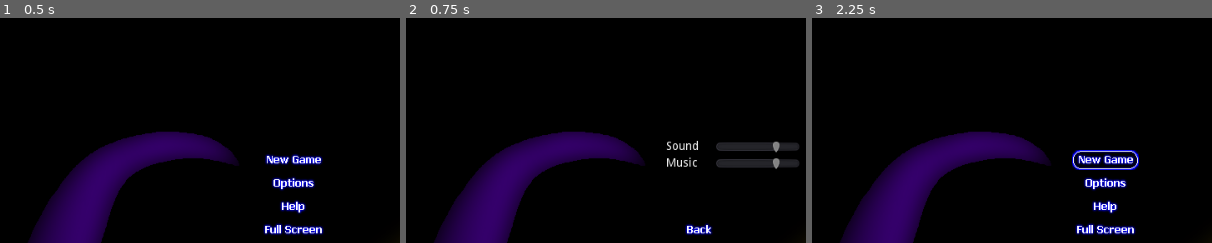
Above: before the commit, frames 1-3 (left to right).
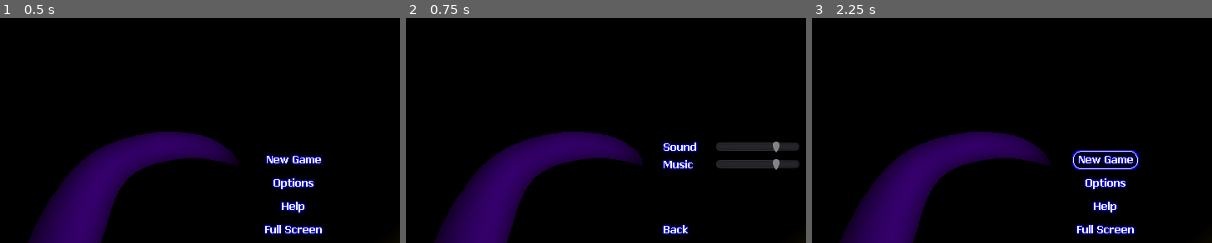
Above: after the commit, the same moments.

Repository: alpacanumerals/LD51
Game: Godot game, scene res://Title.tscn
The game is run twice, just before and just after one commit, with the same random seed, the same clock (stepped at 60 frames per second) and the same inputs.
Inputs (mouse positions are % of the whole screen's width and height, from its top left; square brackets give the same spot before the commit, where the layout moved):
- Up to frame 1 (0.5 s): no input
- Up to frame 2 (0.75 s): click (43, 49) at 0.5 s
- Up to frame 3 (2.25 s): click (46, 59) [47, 59] at 1.25 s; click (43, 43) at 2 s
The pictures show only the part of the screen within x 6-56%, y 12-62%; the shares and areas given below are measured in that part.

Frame 1 is identical in both runs. In frame 2, 1.5% of the frame differs, in the area x 59-98%, y 54-97%; in frame 3, nothing differs.

Commit message:
Cleaned!

Diff:
--- a/Options.tscn
+++ b/Options.tscn
@@ -1,9 +1,11 @@
-[gd_scene load_steps=5 format=2]
+[gd_scene load_steps=7 format=2]
 
 [ext_resource path="res://art/title.png" type="Texture" id=1]
 [ext_resource path="res://art/buttons/button_back.png" type="Texture" id=2]
 [ext_resource path="res://OptionsScreen.gd" type="Script" id=3]
 [ext_resource path="res://art/buttons/button_back_mouse.png" type="Texture" id=4]
+[ext_resource path="res://art/labels/label_sound.png" type="Texture" id=5]
+[ext_resource path="res://art/labels/label_music.png" type="Texture" id=6]
 
 [node name="OptionsRoot" type="Node"]
 script = ExtResource( 3 )
@@ -26,47 +28,45 @@
 margin_bottom = 512.0
 
 [node name="LeftOScreenPad" type="Control" parent="MarginContainer/HBoxContainer"]
-margin_right = 353.0
+margin_right = 325.0
 margin_bottom = 512.0
-rect_min_size = Vector2( 353, 0 )
+rect_min_size = Vector2( 325, 0 )
 
 [node name="VBoxContainer" type="VBoxContainer" parent="MarginContainer/HBoxContainer"]
-margin_left = 357.0
+margin_left = 329.0
 margin_right = 517.0
 margin_bottom = 512.0
 
 [node name="OTopPad" type="Control" parent="MarginContainer/HBoxContainer/VBoxContainer"]
-margin_right = 160.0
+margin_right = 188.0
 margin_bottom = 192.0
 rect_min_size = Vector2( 0, 192 )
 
 [node name="VBoxContainer" type="VBoxContainer" parent="MarginContainer/HBoxContainer/VBoxContainer"]
 margin_top = 196.0
-margin_right = 160.0
-margin_bottom = 232.0
+margin_right = 188.0
+margin_bottom = 234.0
 rect_min_size = Vector2( 160, 0 )
 
 [node name="HBoxContainer" type="HBoxContainer" parent="MarginContainer/HBoxContainer/VBoxContainer/VBoxContainer"]
-margin_right = 160.0
-margin_bottom = 16.0
+margin_right = 188.0
+margin_bottom = 17.0
 
-[node name="Label" type="Label" parent="MarginContainer/HBoxContainer/VBoxContainer/VBoxContainer/HBoxContainer"]
-margin_top = 1.0
-margin_right = 39.0
-margin_bottom = 15.0
-text = "Sound"
-align = 2
+[node name="TextureRect" type="TextureRect" parent="MarginContainer/HBoxContainer/VBoxContainer/VBoxContainer/HBoxContainer"]
+margin_right = 80.0
+margin_bottom = 17.0
+texture = ExtResource( 5 )
 
 [node name="Control" type="Control" parent="MarginContainer/HBoxContainer/VBoxContainer/VBoxContainer/HBoxContainer"]
-margin_left = 43.0
-margin_right = 56.0
-margin_bottom = 16.0
+margin_left = 84.0
+margin_right = 84.0
+margin_bottom = 17.0
 size_flags_horizontal = 3
 
 [node name="SoundSlider" type="HSlider" parent="MarginContainer/HBoxContainer/VBoxContainer/VBoxContainer/HBoxContainer"]
 unique_name_in_owner = true
-margin_left = 60.0
-margin_right = 160.0
+margin_left = 88.0
+margin_right = 188.0
 margin_bottom = 16.0
 rect_min_size = Vector2( 100, 0 )
 min_value = -50.0
@@ -74,27 +74,25 @@
 step = 5.0
 
 [node name="HBoxContainer2" type="HBoxContainer" parent="MarginContainer/HBoxContainer/VBoxContainer/VBoxContainer"]
-margin_top = 20.0
-margin_right = 160.0
-margin_bottom = 36.0
+margin_top = 21.0
+margin_right = 188.0
+margin_bottom = 38.0
 
-[node name="Label" type="Label" parent="MarginContainer/HBoxContainer/VBoxContainer/VBoxContainer/HBoxContainer2"]
-margin_top = 1.0
-margin_right = 38.0
-margin_bottom = 15.0
-text = "Music"
-align = 2
+[node name="TextureRect" type="TextureRect" parent="MarginContainer/HBoxContainer/VBoxContainer/VBoxContainer/HBoxContainer2"]
+margin_right = 80.0
+margin_bottom = 17.0
+texture = ExtResource( 6 )
 
 [node name="Control" type="Control" parent="MarginContainer/HBoxContainer/VBoxContainer/VBoxContainer/HBoxContainer2"]
-margin_left = 42.0
-margin_right = 56.0
-margin_bottom = 16.0
+margin_left = 84.0
+margin_right = 84.0
+margin_bottom = 17.0
 size_flags_horizontal = 3
 
 [node name="MusicSlider" type="HSlider" parent="MarginContainer/HBoxContainer/VBoxContainer/VBoxContainer/HBoxContainer2"]
 unique_name_in_owner = true
-margin_left = 60.0
-margin_right = 160.0
+margin_left = 88.0
+margin_right = 188.0
 margin_bottom = 16.0
 rect_min_size = Vector2( 100, 0 )
 min_value = -50.0
@@ -102,21 +100,21 @@
 step = 5.0
 
 [node name="OMidPad" type="Control" parent="MarginContainer/HBoxContainer/VBoxContainer"]
-margin_top = 236.0
-margin_right = 160.0
+margin_top = 238.0
+margin_right = 188.0
 margin_bottom = 288.0
 size_flags_vertical = 3
 
 [node name="BackButton" type="TextureButton" parent="MarginContainer/HBoxContainer/VBoxContainer"]
 margin_top = 292.0
-margin_right = 160.0
+margin_right = 188.0
 margin_bottom = 316.0
 texture_normal = ExtResource( 2 )
 texture_hover = ExtResource( 4 )
 
 [node name="OBotPad" type="Control" parent="MarginContainer/HBoxContainer/VBoxContainer"]
 margin_top = 320.0
-margin_right = 160.0
+margin_right = 188.0
 margin_bottom = 512.0
 rect_min_size = Vector2( 0, 192 )
 
--- /dev/null
+++ b/fonts/OpenSans-Options.tres
@@ -0,0 +1,11 @@
+[gd_resource type="DynamicFont" load_steps=2 format=2]
+
+[ext_resource path="res://fonts/OpenSans-Regular.ttf" type="DynamicFontData" id=1]
+
+[resource]
+size = 12
+outline_size = 1
+outline_color = Color( 0, 0, 1, 1 )
+use_filter = true
+extra_spacing_char = 1
+font_data = ExtResource( 1 )
Binary file added: art/labels/label_music.png
Not shown, added: art/labels/label_music.png.import
Binary file added: art/labels/label_sound.png
Not shown, added: art/labels/label_sound.png.import
